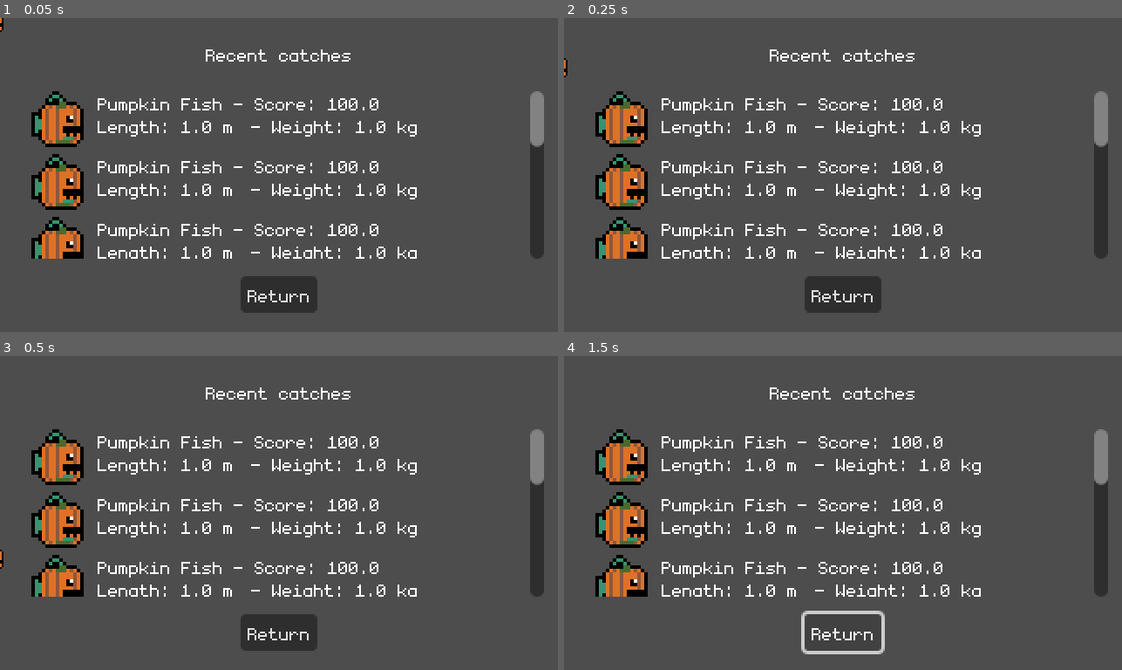
Above: before the commit, frames 1-4 (two rows, left to right).
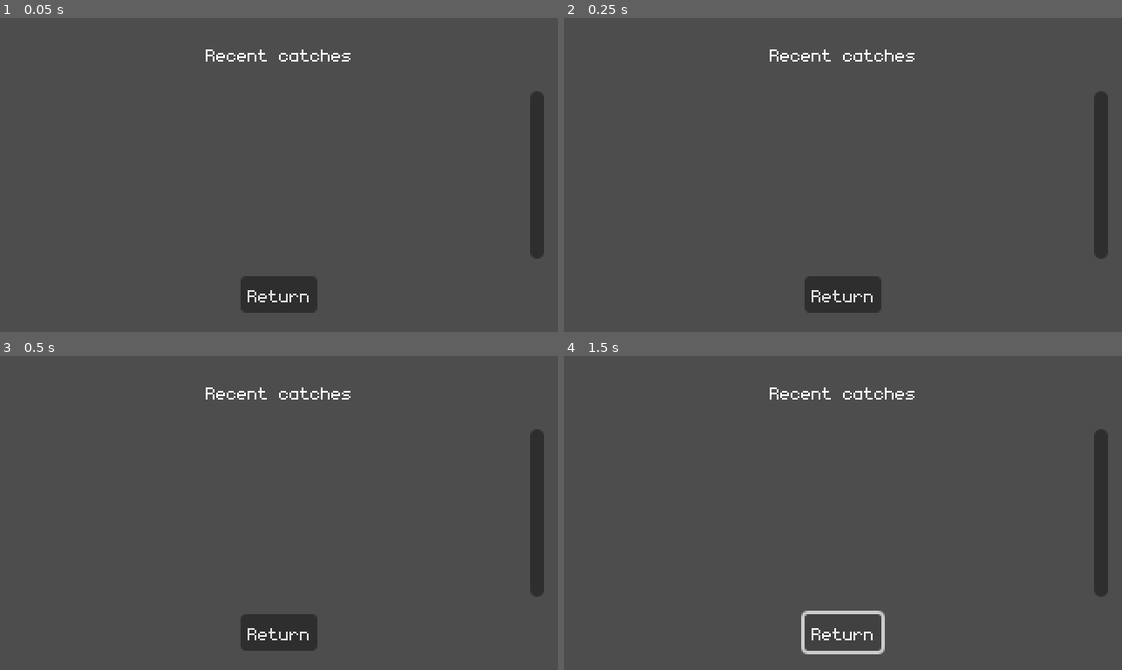
Above: after the commit, the same moments.

Repository: thomz12/LD58
Game: Godot game, scene res://scenes/ui/catches/recent_catches.tscn
Same seed, same stepped clock (60 frames per second), same inputs: the game is played once before the commit and once after it. This scene is started directly instead of the project's main scene.
Inputs (mouse positions are in pixels of both pictures, inside the frame that each line leads up to):
- Up to frame 1 (0.05 s): no input
- Up to frame 2 (0.25 s): no input
- Up to frame 3 (0.5 s): no input
- Up to frame 4 (1.5 s): tap Enter at 0.5 s; move the mouse to (965, 497) at 0.52 s; click "Return" at 1.25 s

The runs differ from the first frame. In frame 1, 6.9% of the frame differs, in the area x 0-98%, y 0-77%; in frame 2, 6.9%, in the area x 0-98%, y 12-77%; in frame 3, 6.9%; in frame 4, 6.9%.

Commit message:
Add rarity to the fish

Diff:
--- a/ld-58/autoloads/Progress.gd
+++ b/ld-58/autoloads/Progress.gd
@@ -6,15 +6,14 @@
 
 
 func _ready() -> void:
-	# TODO: turn back on
-	#Events.fish_caught.connect(_on_fish_caught)
+	Events.fish_caught.connect(_on_fish_caught)
 
 	## TODO: test data remove
-	for i in 10:
-		var fish := fish_scene.instantiate() as Fish
-		fish.data = load("res://resources/fish_types/goldfish.tres")
-		add_child(fish)
-		catch_history.append(fish)
+	#for i in 10:
+		#var fish := fish_scene.instantiate() as Fish
+		#fish.data = load("res://resources/fish_types/zombie.tres")
+		#add_child(fish)
+		#catch_history.append(fish)
 
 
 func get_catch_count(fish_type: FishType) -> int:
--- a/ld-58/autoloads/Spawner.gd
+++ b/ld-58/autoloads/Spawner.gd
@@ -1,18 +1,18 @@
 extends Node
 
 var fish_types : Array[FishType] = [
-	preload("res://resources/fish_types/eel.tres"),
-	preload("res://resources/fish_types/ray.tres"),
-	preload("res://resources/fish_types/idol.tres"),
-	preload("res://resources/fish_types/tuna.tres"),
-	preload("res://resources/fish_types/shark.tres"),
+	preload("res://resources/fish_types/alien.tres"),
+	preload("res://resources/fish_types/bone.tres"),
+	preload("res://resources/fish_types/frank.tres"),
+	preload("res://resources/fish_types/ghost_shrimp.tres"),
+	preload("res://resources/fish_types/guppy.tres"),
 	preload("res://resources/fish_types/clown.tres"),
-	preload("res://resources/fish_types/angler.tres"),
-	preload("res://resources/fish_types/shrimp.tres"),
-	preload("res://resources/fish_types/piranha.tres"),
-	preload("res://resources/fish_types/regular.tres"),
-	preload("res://resources/fish_types/goldfish.tres"),
-	preload("res://resources/fish_types/carvanha.tres"),
+	preload("res://resources/fish_types/lantern.tres"),
+	preload("res://resources/fish_types/mummy.tres"),
+	preload("res://resources/fish_types/pumpkin.tres"),
+	preload("res://resources/fish_types/watcher.tres"),
+	preload("res://resources/fish_types/werewolf.tres"),
+	preload("res://resources/fish_types/zombie.tres"),
 ]
 
 var fish_scene := preload("res://scenes/fishing/float_fish.tscn")
--- a/ld-58/resources/fish_types/shrimp.tres
+++ b/ld-58/resources/fish_types/alien.tres
@@ -1,16 +1,17 @@
 [gd_resource type="Resource" script_class="FishType" load_steps=4 format=3 uid="uid://bu5nspr3nhqtk"]
 
-[ext_resource type="Script" uid="uid://cmdbr2lwmuv8g" path="res://resources/fish_types/fish_type.gd" id="1_lgsbw"]
-[ext_resource type="Texture2D" uid="uid://dhdsse3kfqmvy" path="res://sprites/fish.png" id="2_fo1oy"]
+[ext_resource type="Script" uid="uid://cmdbr2lwmuv8g" path="res://resources/fish_types/fish_type.gd" id="1_hari4"]
+[ext_resource type="Texture2D" uid="uid://dhdsse3kfqmvy" path="res://sprites/fish.png" id="2_7howo"]
 
 [sub_resource type="AtlasTexture" id="AtlasTexture_bubjg"]
-atlas = ExtResource("2_fo1oy")
+atlas = ExtResource("2_7howo")
 region = Rect2(0, 32, 16, 16)
 
 [resource]
-script = ExtResource("1_lgsbw")
+script = ExtResource("1_hari4")
 identifier = "Extraterrestrial Fish"
 sprite = SubResource("AtlasTexture_bubjg")
+rarity = 3
 catch_base_value = 50
 base_weight = 0.5
 metadata/_custom_type_script = "uid://cmdbr2lwmuv8g"
--- a/ld-58/resources/fish_types/carvanha.tres
+++ b/ld-58/resources/fish_types/bone.tres
@@ -1,14 +1,15 @@
-[gd_resource type="Resource" script_class="FishType" load_steps=4 format=3 uid="uid://g780yb35soiv"]
+[gd_resource type="Resource" script_class="FishType" load_steps=4 format=3 uid="uid://dft4qig8y46ih"]
 
-[ext_resource type="Script" uid="uid://cmdbr2lwmuv8g" path="res://resources/fish_types/fish_type.gd" id="1_q6s42"]
-[ext_resource type="Texture2D" uid="uid://dhdsse3kfqmvy" path="res://sprites/fish.png" id="2_vk00p"]
+[ext_resource type="Script" uid="uid://cmdbr2lwmuv8g" path="res://resources/fish_types/fish_type.gd" id="1_sn6dh"]
+[ext_resource type="Texture2D" uid="uid://dhdsse3kfqmvy" path="res://sprites/fish.png" id="2_4tfvv"]
 
 [sub_resource type="AtlasTexture" id="AtlasTexture_bubjg"]
-atlas = ExtResource("2_vk00p")
-region = Rect2(0, 0, 16, 16)
+atlas = ExtResource("2_4tfvv")
+region = Rect2(32, 0, 16, 16)
 
 [resource]
-script = ExtResource("1_q6s42")
-identifier = "Zombie Fish"
+script = ExtResource("1_sn6dh")
+identifier = "Bone Fish"
 sprite = SubResource("AtlasTexture_bubjg")
+rarity = 1
 metadata/_custom_type_script = "uid://cmdbr2lwmuv8g"
--- a/ld-58/resources/fish_types/clown.tres
+++ b/ld-58/resources/fish_types/clown.tres
@@ -1,18 +1,15 @@
-[gd_resource type="Resource" script_class="FishType" load_steps=4 format=3 uid="uid://x580wdbrupe7"]
+[gd_resource type="Resource" script_class="FishType" load_steps=4 format=3 uid="uid://jfkcn8ht3e4f"]
 
 [ext_resource type="Script" uid="uid://cmdbr2lwmuv8g" path="res://resources/fish_types/fish_type.gd" id="1_kcyxo"]
 [ext_resource type="Texture2D" uid="uid://dhdsse3kfqmvy" path="res://sprites/fish.png" id="2_w3ykj"]
 
 [sub_resource type="AtlasTexture" id="AtlasTexture_bubjg"]
 atlas = ExtResource("2_w3ykj")
-region = Rect2(16, 16, 16, 16)
+region = Rect2(48, 0, 16, 16)
 
 [resource]
 script = ExtResource("1_kcyxo")
-identifier = "Ghost Shrimp"
+identifier = "Clown Fish"
 sprite = SubResource("AtlasTexture_bubjg")
-catch_base_value = 200
-catch_range = Vector2(20, 40)
-base_length = 5.0
-base_weight = 5.0
+rarity = 2
 metadata/_custom_type_script = "uid://cmdbr2lwmuv8g"
--- a/ld-58/resources/fish_types/fish_type.gd
+++ b/ld-58/resources/fish_types/fish_type.gd
@@ -1,8 +1,17 @@
 extends Resource
 class_name FishType
 
+enum RARITY {
+	COMMON,
+	UNCOMMON,
+	RARE,
+	LEGENDARY,
+	MYTHICAL
+}
+
 @export var identifier := 'Goldfish' ## The type of fish
 @export var sprite : AtlasTexture
+@export var rarity : RARITY = RARITY.COMMON
 
 @export_group('Catching', 'catch_')
 @export var catch_base_value := 100
--- a/ld-58/resources/fish_types/goldfish.tres
+++ b/ld-58/resources/fish_types/frank.tres
@@ -1,14 +1,15 @@
-[gd_resource type="Resource" script_class="FishType" load_steps=4 format=3 uid="uid://dfllc44l8kner"]
+[gd_resource type="Resource" script_class="FishType" load_steps=4 format=3 uid="uid://3nkror7g42v5"]
 
-[ext_resource type="Script" uid="uid://cmdbr2lwmuv8g" path="res://resources/fish_types/fish_type.gd" id="1_i0u2c"]
-[ext_resource type="Texture2D" uid="uid://dhdsse3kfqmvy" path="res://sprites/fish.png" id="2_rsacs"]
+[ext_resource type="Script" uid="uid://cmdbr2lwmuv8g" path="res://resources/fish_types/fish_type.gd" id="1_di6ln"]
+[ext_resource type="Texture2D" uid="uid://dhdsse3kfqmvy" path="res://sprites/fish.png" id="2_xrgvs"]
 
 [sub_resource type="AtlasTexture" id="AtlasTexture_bubjg"]
-atlas = ExtResource("2_rsacs")
-region = Rect2(0, 16, 16, 16)
+atlas = ExtResource("2_xrgvs")
+region = Rect2(32, 16, 16, 16)
 
 [resource]
-script = ExtResource("1_i0u2c")
-identifier = "Pumpkin Fish"
+script = ExtResource("1_di6ln")
+identifier = "Franken Fish"
 sprite = SubResource("AtlasTexture_bubjg")
+rarity = 1
 metadata/_custom_type_script = "uid://cmdbr2lwmuv8g"
--- /dev/null
+++ b/ld-58/resources/fish_types/ghost_shrimp.tres
@@ -0,0 +1,18 @@
+[gd_resource type="Resource" script_class="FishType" load_steps=4 format=3 uid="uid://x580wdbrupe7"]
+
+[ext_resource type="Script" uid="uid://cmdbr2lwmuv8g" path="res://resources/fish_types/fish_type.gd" id="1_aemhg"]
+[ext_resource type="Texture2D" uid="uid://dhdsse3kfqmvy" path="res://sprites/fish.png" id="2_f82bx"]
+
+[sub_resource type="AtlasTexture" id="AtlasTexture_bubjg"]
+atlas = ExtResource("2_f82bx")
+region = Rect2(16, 16, 16, 16)
+
+[resource]
+script = ExtResource("1_aemhg")
+identifier = "Ghost Shrimp"
+sprite = SubResource("AtlasTexture_bubjg")
+catch_base_value = 200
+catch_range = Vector2(20, 40)
+base_length = 5.0
+base_weight = 5.0
+metadata/_custom_type_script = "uid://cmdbr2lwmuv8g"
--- a/ld-58/resources/fish_types/shark.tres
+++ b/ld-58/resources/fish_types/guppy.tres
@@ -1,16 +1,17 @@
 [gd_resource type="Resource" script_class="FishType" load_steps=4 format=3 uid="uid://dcmgkr5q8pho"]
 
-[ext_resource type="Script" uid="uid://cmdbr2lwmuv8g" path="res://resources/fish_types/fish_type.gd" id="1_spc3q"]
-[ext_resource type="Texture2D" uid="uid://dhdsse3kfqmvy" path="res://sprites/fish.png" id="2_25jnf"]
+[ext_resource type="Script" uid="uid://cmdbr2lwmuv8g" path="res://resources/fish_types/fish_type.gd" id="1_4hivt"]
+[ext_resource type="Texture2D" uid="uid://dhdsse3kfqmvy" path="res://sprites/fish.png" id="2_bfwc4"]
 
 [sub_resource type="AtlasTexture" id="AtlasTexture_bubjg"]
-atlas = ExtResource("2_25jnf")
+atlas = ExtResource("2_bfwc4")
 region = Rect2(48, 32, 16, 16)
 
 [resource]
-script = ExtResource("1_spc3q")
+script = ExtResource("1_4hivt")
 identifier = "Killer Guppy"
 sprite = SubResource("AtlasTexture_bubjg")
+rarity = 4
 catch_base_value = 200
 catch_range = Vector2(20, 40)
 base_length = 5.0
--- a/ld-58/resources/fish_types/idol.tres
+++ /dev/null
@@ -1,14 +0,0 @@
-[gd_resource type="Resource" script_class="FishType" load_steps=4 format=3 uid="uid://jfkcn8ht3e4f"]
-
-[ext_resource type="Script" uid="uid://cmdbr2lwmuv8g" path="res://resources/fish_types/fish_type.gd" id="1_s4qnb"]
-[ext_resource type="Texture2D" uid="uid://dhdsse3kfqmvy" path="res://sprites/fish.png" id="2_jcan3"]
-
-[sub_resource type="AtlasTexture" id="AtlasTexture_bubjg"]
-atlas = ExtResource("2_jcan3")
-region = Rect2(48, 0, 16, 16)
-
-[resource]
-script = ExtResource("1_s4qnb")
-identifier = "Clown Fish"
-sprite = SubResource("AtlasTexture_bubjg")
-metadata/_custom_type_script = "uid://cmdbr2lwmuv8g"
--- a/ld-58/resources/fish_types/piranha.tres
+++ b/ld-58/resources/fish_types/lantern.tres
@@ -1,14 +1,14 @@
-[gd_resource type="Resource" script_class="FishType" load_steps=4 format=3 uid="uid://wqlp6pjtq2hr"]
+[gd_resource type="Resource" script_class="FishType" load_steps=4 format=3 uid="uid://nwgni83g6xka"]
 
-[ext_resource type="Script" uid="uid://cmdbr2lwmuv8g" path="res://resources/fish_types/fish_type.gd" id="1_sr0hf"]
-[ext_resource type="Texture2D" uid="uid://dhdsse3kfqmvy" path="res://sprites/fish.png" id="2_s0p8x"]
+[ext_resource type="Script" uid="uid://cmdbr2lwmuv8g" path="res://resources/fish_types/fish_type.gd" id="1_28dai"]
+[ext_resource type="Texture2D" uid="uid://dhdsse3kfqmvy" path="res://sprites/fish.png" id="2_l0268"]
 
 [sub_resource type="AtlasTexture" id="AtlasTexture_bubjg"]
-atlas = ExtResource("2_s0p8x")
-region = Rect2(16, 32, 16, 16)
+atlas = ExtResource("2_l0268")
+region = Rect2(48, 16, 16, 16)
 
 [resource]
-script = ExtResource("1_sr0hf")
-identifier = "Watcher Fish"
+script = ExtResource("1_28dai")
+identifier = "Lantern Fish"
 sprite = SubResource("AtlasTexture_bubjg")
 metadata/_custom_type_script = "uid://cmdbr2lwmuv8g"
--- a/ld-58/resources/fish_types/regular.tres
+++ b/ld-58/resources/fish_types/pumpkin.tres
@@ -1,14 +1,15 @@
-[gd_resource type="Resource" script_class="FishType" load_steps=4 format=3 uid="uid://nwgni83g6xka"]
+[gd_resource type="Resource" script_class="FishType" load_steps=4 format=3 uid="uid://dfllc44l8kner"]
 
-[ext_resource type="Script" uid="uid://cmdbr2lwmuv8g" path="res://resources/fish_types/fish_type.gd" id="1_be38p"]
-[ext_resource type="Texture2D" uid="uid://dhdsse3kfqmvy" path="res://sprites/fish.png" id="2_jt5h7"]
+[ext_resource type="Script" uid="uid://cmdbr2lwmuv8g" path="res://resources/fish_types/fish_type.gd" id="1_tonoc"]
+[ext_resource type="Texture2D" uid="uid://dhdsse3kfqmvy" path="res://sprites/fish.png" id="2_eqe1k"]
 
 [sub_resource type="AtlasTexture" id="AtlasTexture_bubjg"]
-atlas = ExtResource("2_jt5h7")
-region = Rect2(48, 16, 16, 16)
+atlas = ExtResource("2_eqe1k")
+region = Rect2(0, 16, 16, 16)
 
 [resource]
-script = ExtResource("1_be38p")
-identifier = "Lantern Fish"
+script = ExtResource("1_tonoc")
+identifier = "Pumpkin Fish"
 sprite = SubResource("AtlasTexture_bubjg")
+rarity = 1
 metadata/_custom_type_script = "uid://cmdbr2lwmuv8g"
--- a/ld-58/resources/fish_types/tuna.tres
+++ b/ld-58/resources/fish_types/watcher.tres
@@ -1,14 +1,15 @@
-[gd_resource type="Resource" script_class="FishType" load_steps=4 format=3 uid="uid://3nkror7g42v5"]
+[gd_resource type="Resource" script_class="FishType" load_steps=4 format=3 uid="uid://wqlp6pjtq2hr"]
 
-[ext_resource type="Script" uid="uid://cmdbr2lwmuv8g" path="res://resources/fish_types/fish_type.gd" id="1_bswab"]
-[ext_resource type="Texture2D" uid="uid://dhdsse3kfqmvy" path="res://sprites/fish.png" id="2_g4f68"]
+[ext_resource type="Script" uid="uid://cmdbr2lwmuv8g" path="res://resources/fish_types/fish_type.gd" id="1_taepq"]
+[ext_resource type="Texture2D" uid="uid://dhdsse3kfqmvy" path="res://sprites/fish.png" id="2_6l2h5"]
 
 [sub_resource type="AtlasTexture" id="AtlasTexture_bubjg"]
-atlas = ExtResource("2_g4f68")
-region = Rect2(32, 16, 16, 16)
+atlas = ExtResource("2_6l2h5")
+region = Rect2(16, 32, 16, 16)
 
 [resource]
-script = ExtResource("1_bswab")
-identifier = "Franken Fish"
+script = ExtResource("1_taepq")
+identifier = "Watcher Fish"
 sprite = SubResource("AtlasTexture_bubjg")
+rarity = 3
 metadata/_custom_type_script = "uid://cmdbr2lwmuv8g"
--- a/ld-58/resources/fish_types/angler.tres
+++ b/ld-58/resources/fish_types/werewolf.tres
@@ -11,4 +11,5 @@
 script = ExtResource("1_o7esb")
 identifier = "Werewolf Fish"
 sprite = SubResource("AtlasTexture_bubjg")
+rarity = 2
 metadata/_custom_type_script = "uid://cmdbr2lwmuv8g"
--- a/ld-58/resources/fish_types/ray.tres
+++ b/ld-58/resources/fish_types/zombie.tres
@@ -1,14 +1,14 @@
-[gd_resource type="Resource" script_class="FishType" load_steps=4 format=3 uid="uid://dft4qig8y46ih"]
+[gd_resource type="Resource" script_class="FishType" load_steps=4 format=3 uid="uid://g780yb35soiv"]
 
-[ext_resource type="Script" uid="uid://cmdbr2lwmuv8g" path="res://resources/fish_types/fish_type.gd" id="1_er23n"]
-[ext_resource type="Texture2D" uid="uid://dhdsse3kfqmvy" path="res://sprites/fish.png" id="2_6ikt3"]
+[ext_resource type="Script" uid="uid://cmdbr2lwmuv8g" path="res://resources/fish_types/fish_type.gd" id="1_q6s42"]
+[ext_resource type="Texture2D" uid="uid://dhdsse3kfqmvy" path="res://sprites/fish.png" id="2_vk00p"]
 
 [sub_resource type="AtlasTexture" id="AtlasTexture_bubjg"]
-atlas = ExtResource("2_6ikt3")
-region = Rect2(32, 0, 16, 16)
+atlas = ExtResource("2_vk00p")
+region = Rect2(0, 0, 16, 16)
 
 [resource]
-script = ExtResource("1_er23n")
-identifier = "Bone Fish"
+script = ExtResource("1_q6s42")
+identifier = "Zombie Fish"
 sprite = SubResource("AtlasTexture_bubjg")
 metadata/_custom_type_script = "uid://cmdbr2lwmuv8g"
--- a/ld-58/scenes/fishing/float_fish.tscn
+++ b/ld-58/scenes/fishing/float_fish.tscn
@@ -2,7 +2,7 @@
 
 [ext_resource type="Texture2D" uid="uid://25ul6ax6i6u7" path="res://assets/fish.png" id="1_47nsk"]
 [ext_resource type="Script" uid="uid://c1ke7f4hcpuep" path="res://scripts/fish.gd" id="1_s5nsp"]
-[ext_resource type="Resource" uid="uid://3nkror7g42v5" path="res://resources/fish_types/tuna.tres" id="2_x7boq"]
+[ext_resource type="Resource" uid="uid://3nkror7g42v5" path="res://resources/fish_types/frank.tres" id="2_x7boq"]
 
 [sub_resource type="RectangleShape2D" id="RectangleShape2D_1dmvg"]
 size = Vector2(13, 12)
--- a/ld-58/scripts/float.gd
+++ b/ld-58/scripts/float.gd
@@ -49,7 +49,7 @@
 				fish.launch_vector = global_position.direction_to(rod.global_position)
 				fish.launch_distance = global_position.distance_to(rod.global_position)
 				add_child(fish)
-				Events.fish_caught.emit(fish.data)
+				Events.fish_caught.emit(fish)
 
 				play_audio(sfx_come_up)
 			else:
Renamed: ld-58/resources/fish_types/eel.tres -> ld-58/resources/fish_types/mummy.tres
